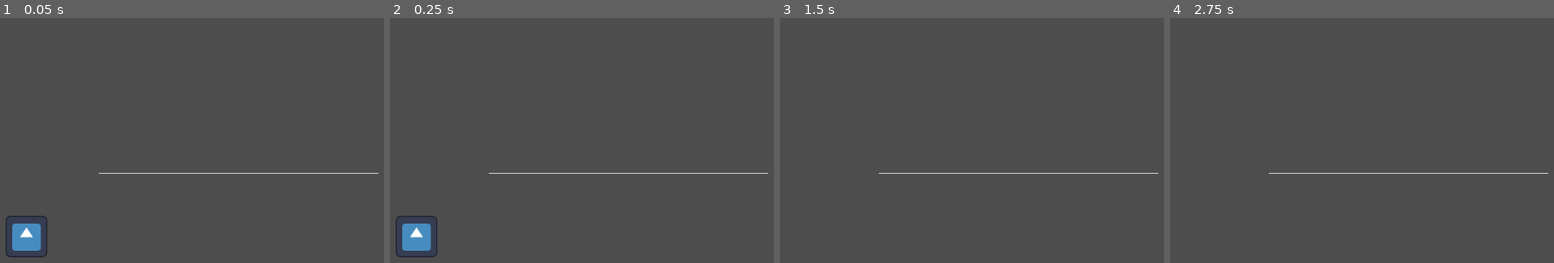
Above: before the commit, frames 1-4 (left to right).
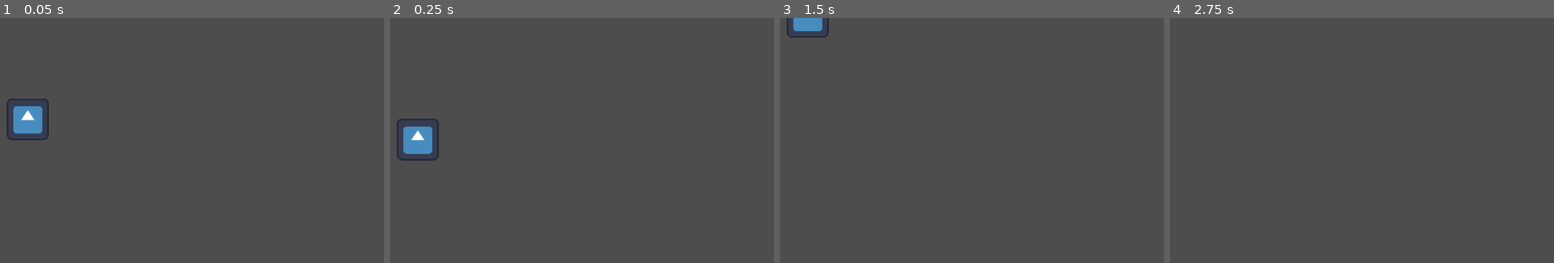
Above: after the commit, the same moments.

Repository: Davidwallacesadler/FlappyBirdCuzWhyNot
Game: Godot game, scene res://scenes/game.tscn
Two runs of this game, one before a commit and one after it. Both use one fixed random seed, a clock stepped at 60 frames per second and the inputs below. The engine's default icon, where the game draws it, is replaced by a stand-in: a white triangle on a blue panel in a dark square.
Inputs:
- Up to frame 1 (0.05 s): no input
- Up to frame 2 (0.25 s): no input
- Up to frame 3 (1.5 s): tap Enter (ui_accept) at 0.5, 0.6, 0.77, 1.07, 1.35 s
- Up to frame 4 (2.75 s): tap Enter (ui_accept) at 1.52, 1.82, 2, 2.1 s

The runs differ from the first frame. In frame 1, 2.5% of the frame differs, in the area x 1-99%, y 32-98%; in frame 2, 2.6%, in the area x 1-99%, y 40-98%; in frame 3, 0.8%; in frame 4, 0.3%.

Commit message:
Get basic game working

Diff:
--- /dev/null
+++ b/obsticle_spawner.gd
@@ -0,0 +1,21 @@
+extends Node2D
+
+@export var spawn_time: float = 3.0
+@export var count: int = 5
+
+var _obsticle_scene = preload("res://scenes/obsticle.tscn")
+
+var timer: Timer
+
+func _ready():
+	timer = Timer.new()
+	timer.autostart = true
+	timer.wait_time = spawn_time
+	timer.timeout.connect(_on_spawn_timer_finished)
+	add_child(timer)
+
+func _on_spawn_timer_finished() -> void:
+	add_child(_obsticle_scene.instantiate())
+	count -= 1
+	if (count == 0):
+		timer.stop()
--- a/player.gd
+++ b/player.gd
@@ -6,9 +6,9 @@
 var gravity = ProjectSettings.get_setting("physics/2d/default_gravity")
 
 func _physics_process(delta):
-#	velocity.y += gravity * delta
+	self.velocity.y += gravity * delta
 
 	if Input.is_action_just_pressed("ui_accept"):
-		velocity.y = JUMP_VELOCITY
+		self.velocity.y = JUMP_VELOCITY
 
-	move_and_slide()
+	self.move_and_slide()
--- a/scenes/game.tscn
+++ b/scenes/game.tscn
@@ -1,35 +1,38 @@
-[gd_scene load_steps=5 format=3 uid="uid://tgcfahsgbxfk"]
+[gd_scene load_steps=6 format=3 uid="uid://tgcfahsgbxfk"]
 
 [ext_resource type="Script" path="res://scripts/game.gd" id="1_4opl7"]
 [ext_resource type="PackedScene" uid="uid://bra2x1mpoc8hv" path="res://scenes/player.tscn" id="2_nxnpl"]
-[ext_resource type="PackedScene" uid="uid://c0skd3qdcuonk" path="res://scenes/obsticle.tscn" id="3_3syjp"]
+[ext_resource type="PackedScene" uid="uid://esi6bchgr62a" path="res://scenes/obsticle_spawner.tscn" id="3_tmy8o"]
 
 [sub_resource type="RectangleShape2D" id="RectangleShape2D_5o414"]
 size = Vector2(1160, 213)
+
+[sub_resource type="RectangleShape2D" id="RectangleShape2D_0gqmf"]
+size = Vector2(232, 645)
 
 [node name="game" type="Node2D" node_paths=PackedStringArray("death_area")]
 script = ExtResource("1_4opl7")
 death_area = NodePath("DeathArea")
 
 [node name="player" parent="." instance=ExtResource("2_nxnpl")]
-position = Vector2(117, 336)
+position = Vector2(119, 154)
 
 [node name="DeathArea" type="Area2D" parent="."]
 position = Vector2(0, 649)
+collision_layer = 4
 
 [node name="CollisionShape2D" type="CollisionShape2D" parent="DeathArea"]
 position = Vector2(580, 104.5)
 shape = SubResource("RectangleShape2D_5o414")
 
-[node name="obsticle3" parent="." instance=ExtResource("3_3syjp")]
-position = Vector2(503, 239)
+[node name="ObsticleResetArea" type="Area2D" parent="."]
+position = Vector2(-324, 1)
+collision_layer = 2
+collision_mask = 6
 
-[node name="obsticle" parent="." instance=ExtResource("3_3syjp")]
-position = Vector2(562, 239)
+[node name="CollisionShape2D" type="CollisionShape2D" parent="ObsticleResetArea"]
+position = Vector2(116, 322)
+shape = SubResource("RectangleShape2D_0gqmf")
 
-[node name="ColorRect" type="ColorRect" parent="."]
-offset_left = 228.0
-offset_top = 238.0
-offset_right = 656.0
-offset_bottom = 239.0
-metadata/_edit_lock_ = true
+[node name="obsticle_spawner" parent="." instance=ExtResource("3_tmy8o")]
+position = Vector2(1153, 0)
--- a/scenes/obsticle.tscn
+++ b/scenes/obsticle.tscn
@@ -6,19 +6,33 @@
 
 [sub_resource type="RectangleShape2D" id="RectangleShape2D_nbd63"]
 
-[node name="obsticle" type="Node2D" node_paths=PackedStringArray("top_area", "bottom_area", "top_collision_shape", "bottom_collision_shape")]
+[sub_resource type="RectangleShape2D" id="RectangleShape2D_8d7g0"]
+
+[node name="obsticle" type="Node2D" node_paths=PackedStringArray("top_area", "bottom_area", "score_area", "top_collision_shape", "bottom_collision_shape", "score_collision_shape")]
 script = ExtResource("1_5c1ao")
 top_area = NodePath("TopArea")
 bottom_area = NodePath("BottomArea")
+score_area = NodePath("ScoreArea")
 top_collision_shape = NodePath("TopArea/CollisionShape2D")
 bottom_collision_shape = NodePath("BottomArea/CollisionShape2D")
+score_collision_shape = NodePath("ScoreArea/CollisionShape2D")
 
 [node name="TopArea" type="Area2D" parent="."]
+collision_layer = 2
+collision_mask = 3
 
 [node name="CollisionShape2D" type="CollisionShape2D" parent="TopArea"]
 shape = SubResource("RectangleShape2D_bqbbm")
 
 [node name="BottomArea" type="Area2D" parent="."]
+collision_layer = 2
+collision_mask = 3
 
 [node name="CollisionShape2D" type="CollisionShape2D" parent="BottomArea"]
 shape = SubResource("RectangleShape2D_nbd63")
+
+[node name="ScoreArea" type="Area2D" parent="."]
+collision_layer = 4
+
+[node name="CollisionShape2D" type="CollisionShape2D" parent="ScoreArea"]
+shape = SubResource("RectangleShape2D_8d7g0")
--- /dev/null
+++ b/scenes/obsticle_spawner.tscn
@@ -0,0 +1,7 @@
+[gd_scene load_steps=2 format=3 uid="uid://esi6bchgr62a"]
+
+[ext_resource type="Script" path="res://obsticle_spawner.gd" id="1_yjcnk"]
+
+[node name="obsticle_spawner" type="Node2D"]
+script = ExtResource("1_yjcnk")
+count = 4
--- a/scripts/game_events.gd
+++ b/scripts/game_events.gd
@@ -1,3 +1,4 @@
 extends Node
 
 signal player_touched_obsticle
+signal player_passed_obsticle
--- a/scripts/obsticle.gd
+++ b/scripts/obsticle.gd
@@ -1,16 +1,43 @@
 extends Node2D
 
-@export var gap_size: float = 50
-@export var max_height: float = 200
+# TODO: Make this a range
+@export var gap_size: float = 250
+@export var max_height: float = 648
+@export var width: float = 100
+@export var speed: float = 100
 
 @export_category("Internal Nodes")
 
 @export var top_area: Area2D
 @export var bottom_area: Area2D
+@export var score_area: Area2D
+
 @export var top_collision_shape: CollisionShape2D
 @export var bottom_collision_shape: CollisionShape2D
+@export var score_collision_shape: CollisionShape2D
+
+# JUST FOR TESTING
+var _initial_position: Vector2
 
 func _ready():
+	_initial_position = self.position
+
+	top_area.body_entered.connect(_on_body_entered_obsticle)
+	top_area.area_entered.connect(_on_area_entered_obsticle)
+	bottom_area.body_entered.connect(_on_body_entered_obsticle)
+	score_area.body_entered.connect(_on_body_entered_score)
+
+	top_collision_shape.shape = _create_new_shape()
+	bottom_collision_shape.shape = _create_new_shape()
+	score_collision_shape.shape = _create_new_shape()
+
+	_setup_new_obsticle_gap()
+
+func _process(delta):
+	self.position.x -= speed * delta
+
+
+func _setup_new_obsticle_gap() -> void:
 	var gap_start_position = _get_gap_start_position()
 	_setup_top_obsticle(gap_start_position)
 
@@ -18,9 +45,7 @@
 	var bottom_obsticle_height = max_height - gap_end_position
 	_setup_bottom_obsticle(bottom_obsticle_height)
 
-
-func _process(delta):
-	position.x -= 100 * delta
+	_setup_score_area(gap_size, gap_start_position)
 
 func _get_gap_start_position() -> float:
 	var start = 0.0
@@ -30,29 +55,34 @@
 
 
 func _setup_top_obsticle(height: float) -> void:
-	top_area.body_entered.connect(_on_area_entered)
-
-	# Setup collision shape:
-	top_collision_shape.shape = _create_new_shape(height)
+	top_collision_shape.shape.size.y = height
 	var y_offset_position = height * 0.5
 	top_area.position = Vector2(0, y_offset_position)
 
 
 func _setup_bottom_obsticle(height: float) -> void:
-	bottom_area.body_entered.connect(_on_area_entered)
-
-	# Setup collision shape:
-	bottom_collision_shape.shape = _create_new_shape(height)
+	bottom_collision_shape.shape.size.y = height
 	var y_offset_position = max_height - (height * 0.5)
 	bottom_area.position = Vector2(0, y_offset_position)
 
 
-func _create_new_shape(height: float) -> RectangleShape2D:
+func _setup_score_area(height: float, y_offset: float) -> void:
+	score_collision_shape.shape.size.y = height
+	score_area.position = Vector2(width, y_offset + (height * 0.5))
+
+func _create_new_shape() -> RectangleShape2D:
 	var new_shape = RectangleShape2D.new()
-	new_shape.size.x = 20
-	new_shape.size.y = height
+	new_shape.size.x = width
 	return new_shape
 
-func _on_area_entered(body: Node2D):
+func _on_body_entered_obsticle(body: Node2D):
 	print("Game Over")
 	GameEvents.player_touched_obsticle.emit()
+
+func _on_area_entered_obsticle(area: Area2D):
+	self.position = _initial_position
+	_setup_new_obsticle_gap.call_deferred()
+
+func _on_body_entered_score(body: Node2D):
+	print("SCORE!")
+	GameEvents.player_passed_obsticle.emit()
Not shown: 1 places in scenes/obsticle.tscn that only renumber resources
